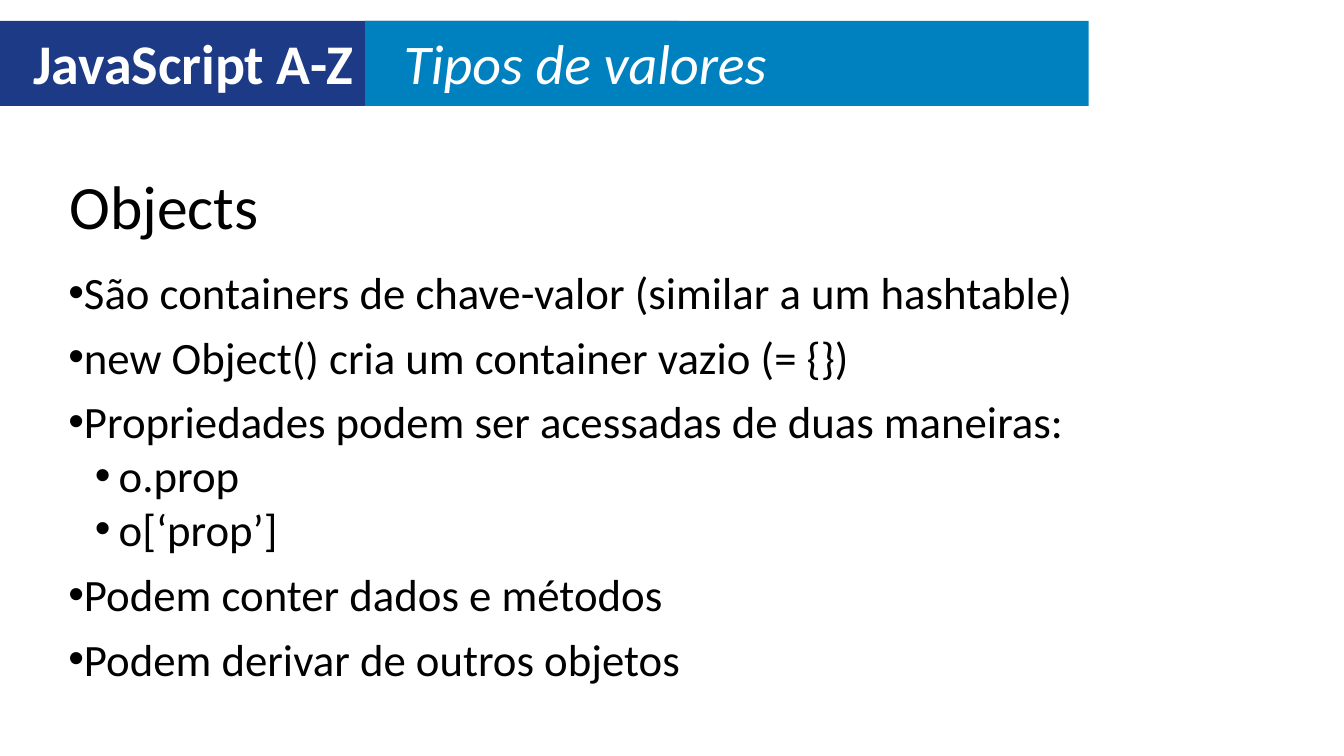
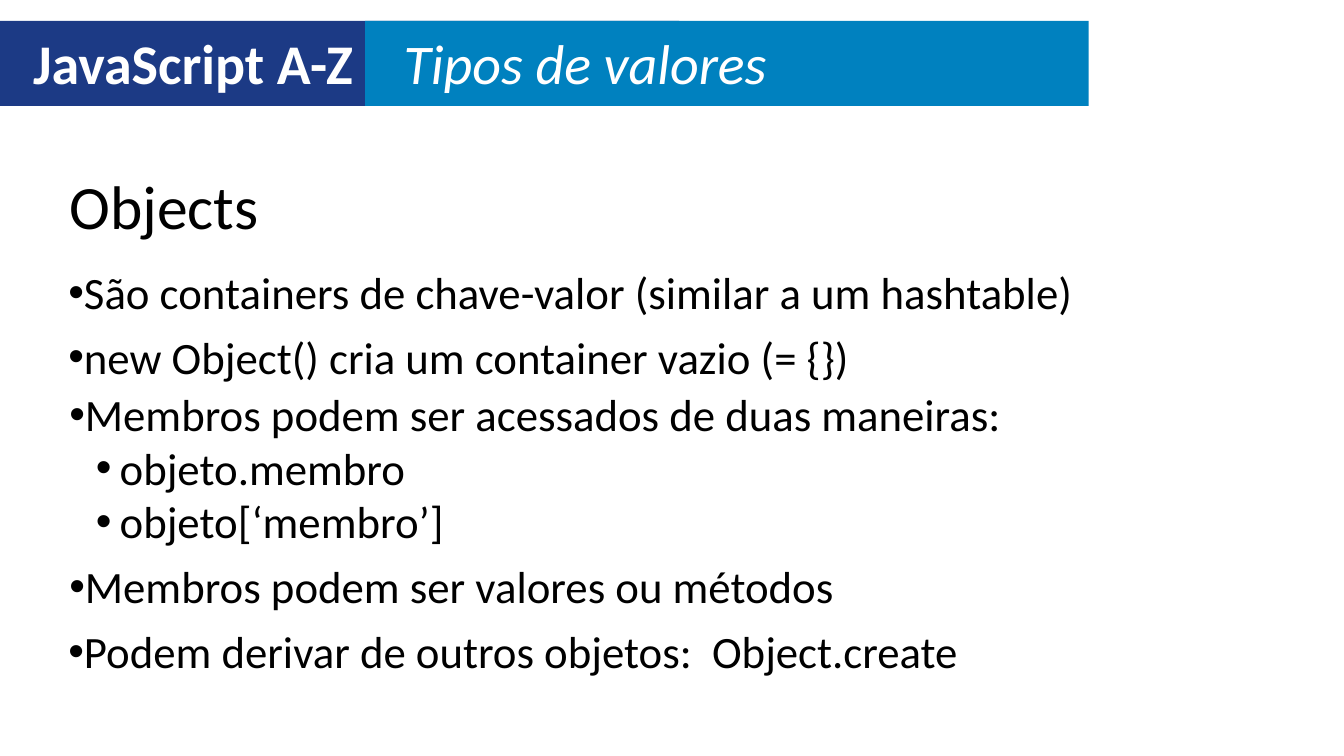
Before and after one commit to ITLab-Academy/Javascript_A_Z, a slide deck: slide 10 of Slides.pptx. Drawn at 1344x756 pixels with LibreOffice and Linux fonts; fonts in the diff are those of the drawing. Boxes give left, top, right and bottom in pixels: in the first picture for what was removed or moved away, otherwise in the second. Text is boxed around its words. In the diff, an @@ line names an element or a change of style, - is before the commit and + after.

```diff
--- a/Slides.pptx
+++ b/Slides.pptx
@@ text at box(85, 400, 1000, 546): text changed @@
-• Propriedades podem ser acessadas de duas maneiras:
-  • o.prop
-  • o[‘prop’]
+• Membros podem ser acessados de duas maneiras:
+  • objeto.membro
+  • objeto[‘membro’]
@@ text at box(85, 572, 834, 611): text changed @@
-• Podem conter dados e métodos
+• Membros podem ser valores ou métodos
@@ text at box(84, 637, 957, 676): text changed @@
-• Podem derivar de outros objetos
+• Podem derivar de outros objetos: Object.create
```
Also in this commit, not shown: 1 other slide changed, 1 other file.
